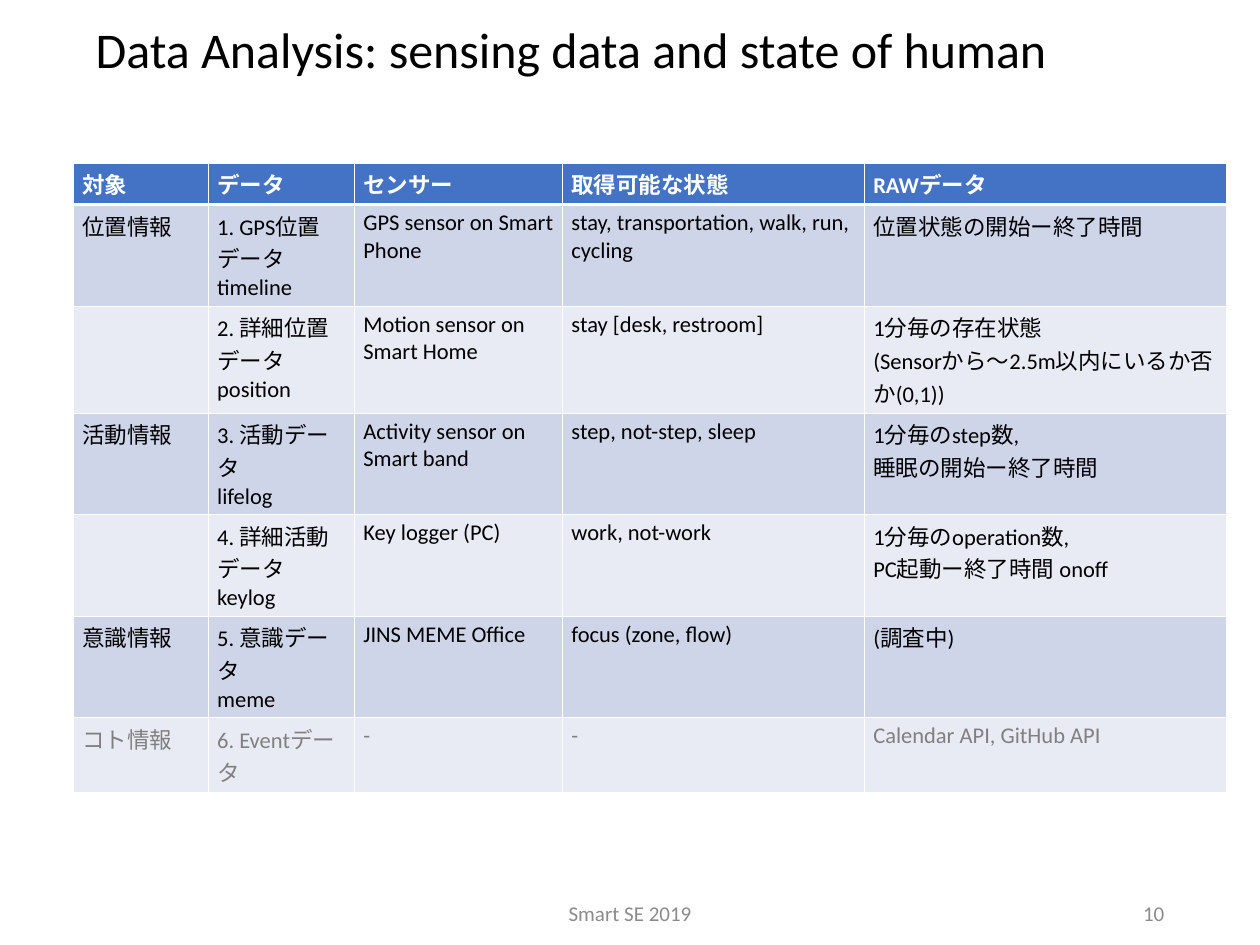
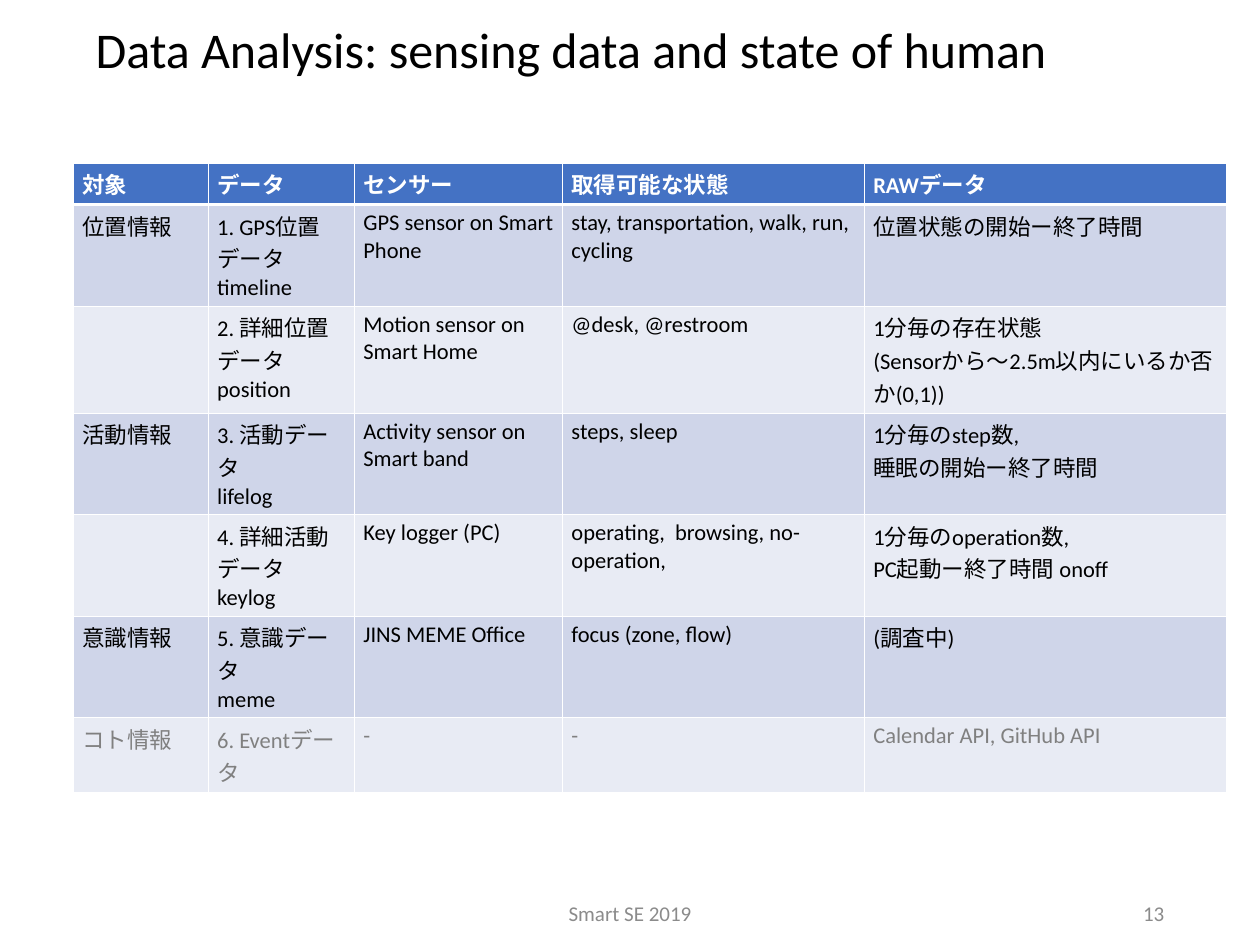
Before and after one commit to sakai-memoru/smartse19, a slide deck: slide 13 of _project_docs/SSE19_SPP.pptx (slide 10 before the commit). Drawn at 1260x945 pixels with LibreOffice and Linux fonts; fonts in the diff are those of the drawing; background and template pictures are left out. Boxes give left, top, right and bottom in pixels: in the first picture for what was removed or moved away, otherwise in the second. Text is boxed around its words. In the diff, an @@ line names an element or a change of style, - is before the commit and + after.

```diff
--- a/_project_docs/SSE19_SPP.pptx
+++ b/_project_docs/SSE19_SPP.pptx
@@ table at [73,163,1225,906] @@
-row 3, column 4: stay [desk, restroom]
+row 3, column 4: @desk, @restroom
-row 4, column 4: step, not-step, sleep
+row 4, column 4: steps, sleep
-row 5, column 4: work, not-work
+row 5, column 4: operating, browsing, no-operation,
@@ page number at [1143,907,1164,921]: text changed @@
-10
+13
```
Also in this commit, not shown: 5 other slides changed, 5 slides added, 1 other file.
